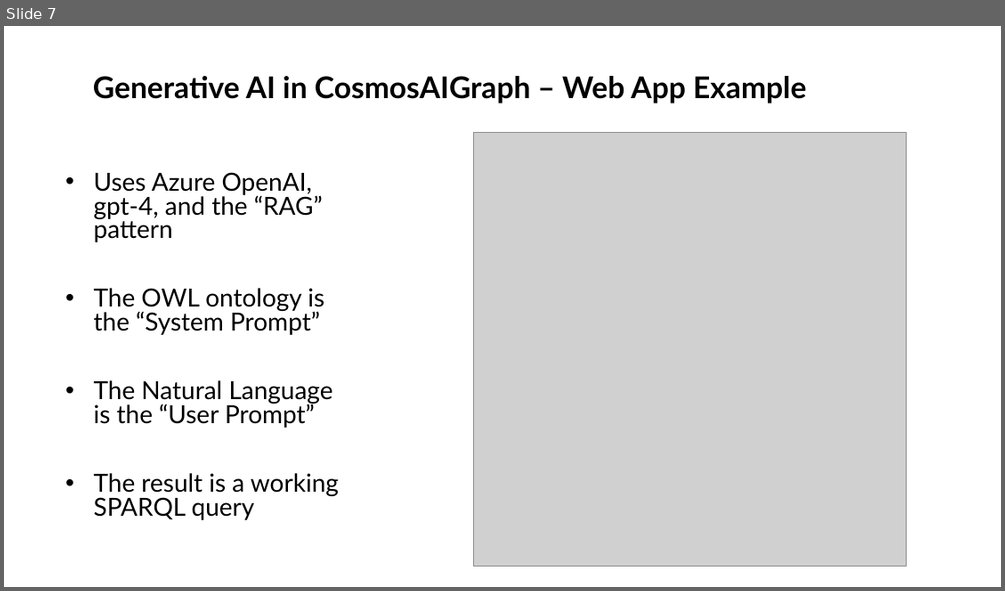
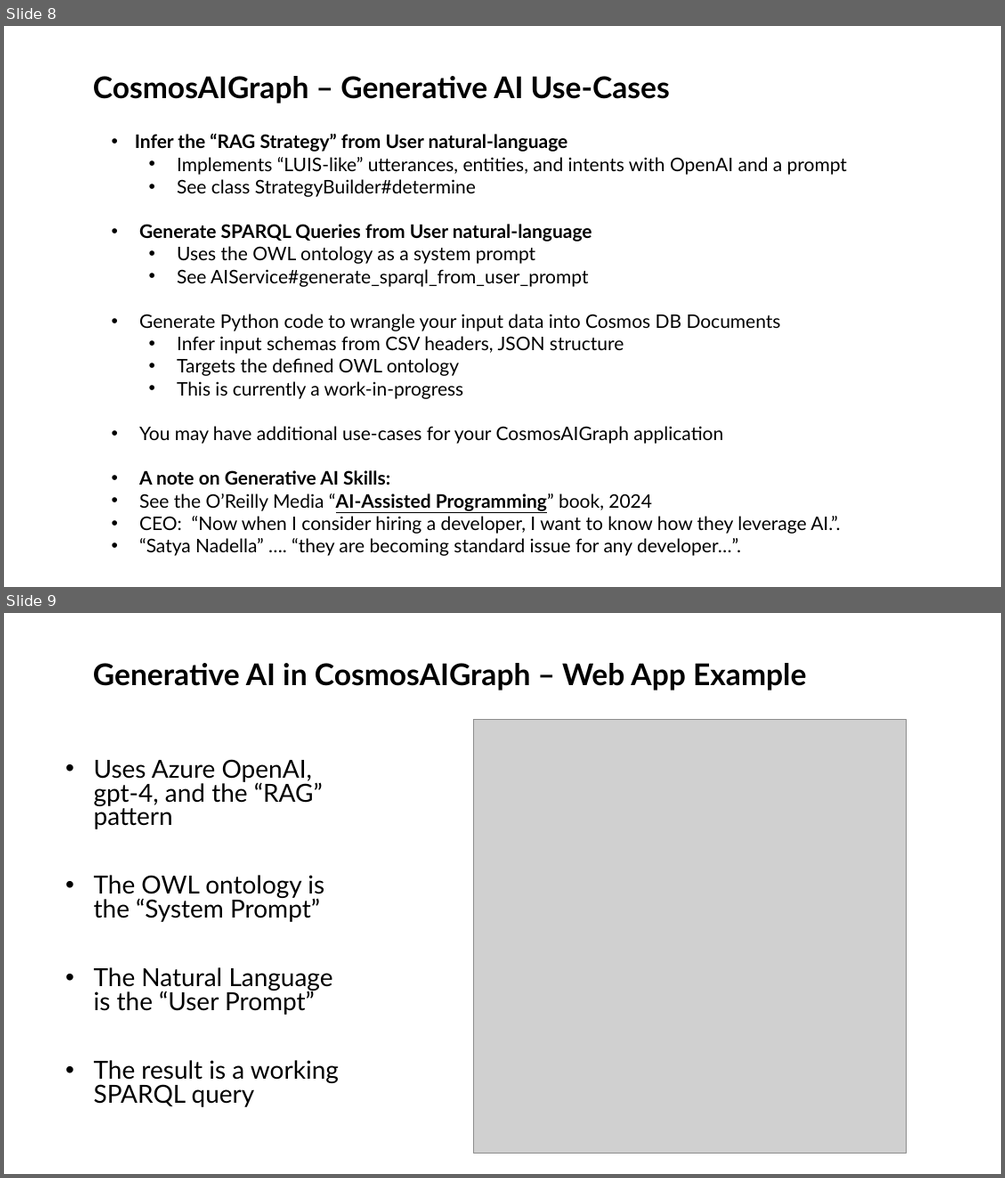
Before and after one commit to cjoakim/CosmosAIGraph, a slide deck: presentations/CosmosAIGraph-v2.pptx. Shown one above the other, each under a label of ours: slide 7 before the commit, slides 8 and 9 after it. The pictures are 1005x591 and 1005x1178 pixels, drawn with LibreOffice and Linux fonts; fonts in the diff are those of the drawing; grey boxes stand for pictures. Boxes give left, top, right and bottom in pixels: in the first picture for what was removed or moved away, otherwise in the second. Text is boxed around its words. In the diff, an @@ line names an element or a change of style, - is before the commit and + after.

Commit message:
Updated presentations/CosmosAIGraph-v2 pptx and pdf

```diff
--- a/presentations/CosmosAIGraph-v2.pptx
+++ b/presentations/CosmosAIGraph-v2.pptx
@@ slide 8 added at (x1=4, y1=26, x2=1001, y2=587), background #FFFFFF @@
@@ title added at (x1=93, y1=76, x2=670, y2=103), 28.8 pt, text #000000, bold @@
+CosmosAIGraph – Generative AI Use-Cases
@@ text added at (x1=135, y1=133, x2=847, y2=556), 18 pt, text #000000 @@
+• Infer the “RAG Strategy” from User natural-language
+  • Implements “LUIS-like” utterances, entities, and intents with OpenAI and a prompt
+  • See class StrategyBuilder#determine
+• Generate SPARQL Queries from User natural-language
+  • Uses the OWL ontology as a system prompt
+  • See AIService#generate_sparql_from_user_prompt
+• Generate Python code to wrangle your input data into Cosmos DB Documents
+  • Infer input schemas from CSV headers, JSON structure
+  • Targets the defined OWL ontology
+  • This is currently a work-in-progress
+• You may have additional use-cases for your CosmosAIGraph application
+• A note on Generative AI Skills:
+• See the O’Reilly Media “AI-Assisted Programming” book, 2024
+• CEO: “Now when I consider hiring a developer, I want to know how they leverage AI.”.
+• “Satya Nadella” …. “they are becoming standard issue for any developer…”.
@@ what was slide 7 is now slide 9 @@
```
Also in this commit, not shown: 2 other slides added, 1 slide removed, 1 other file.
